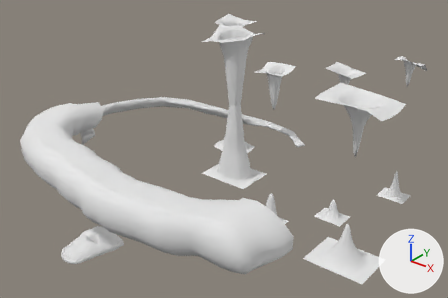
The Blender file models/cave/room05/room05b.blend, before and after one commit.
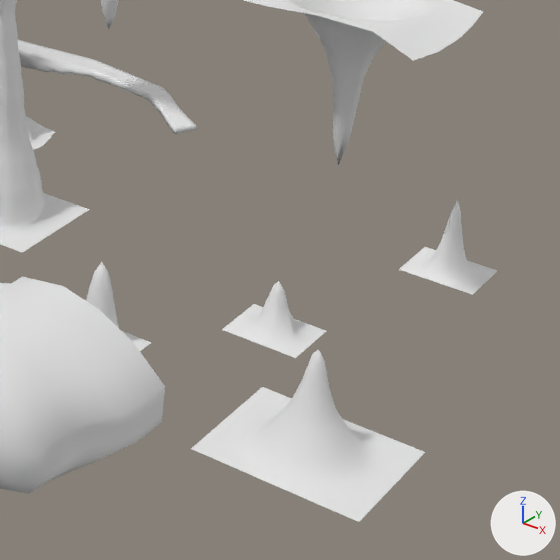
Each version is shown whole from a camera (50 mm lens) standing at (-369.9, -214.9, 89.7) and looking at (-459.8, -102.5, 19.9), then close up on the part from 53% to 97% of the width and 34% to 100% of the height. Every picture has the same lights, and +X, +Y and +Z are marked at lower right.

Names of what the first close-up shows: 'room05b.column.001', 'room05b.ledge.000', 'room05b.stalag.000', 'room05b.stalag.001', 'room05b.stalag.002', 'room05b.stalag.003', 'room05b.walls_and_floors.002'.
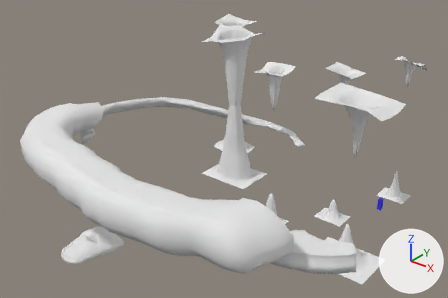
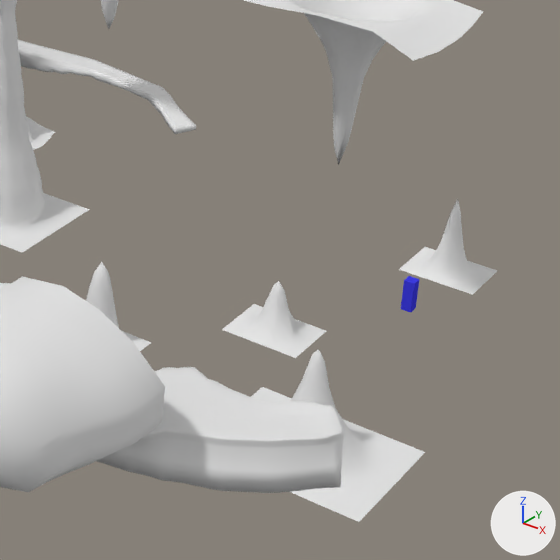
Edits to the bpy script that builds the scene:
```text
Add me_cube_011:
    me_cube_011.from_pydata(...)  # 2178 vertices, 2176 faces; spans x -6.7..16.7, y -5.3..6.5, z -2.9..0.7
    me_cube_011.polygons.foreach_set('use_smooth', [True] * 2176)
Change ob_player_size_reference:
    ob_player_size_reference.location: (-455.28, -110.15, 3.44) -> (-413.1, -110.15, 24.55)
Add ob_room05b_ledge_001:
    ob_room05b_ledge_001 = bpy.data.objects.new('room05b.ledge.001', me_cube_011)
    ob_room05b_ledge_001.location = (-425.66, -130.64, 22.56)
```

Pixel boxes (x1, y1, x2, y2) of what changed, in the close-ups (560 x 560 px):
'room05b.ledge.001', added: after (97, 367, 344, 493)
'player_size_reference', moved (not visible before): after (401, 276, 419, 313)
